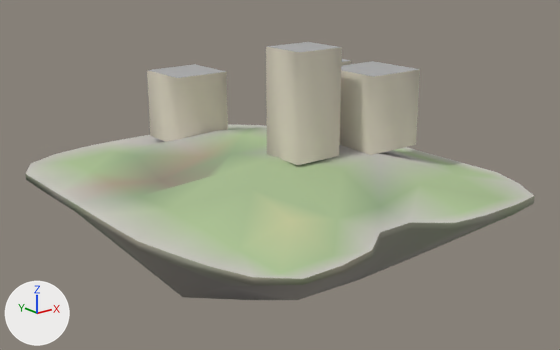
The glTF model godot_project/remake/sky/islands/SKY-089.lod1.glb: old version first, new version second.
Camera for both pictures: a 50 mm camera at (-106.5, -139.4, 54.6) aimed at (3.0, -2.6, -0.1). Every picture has the same lights, and +X, +Y and +Z are marked at lower left. The picture after the commit comes second. Vertices at exactly the same position are counted once.

In view in the first picture: 'buildings', 'deck', 'rock'.
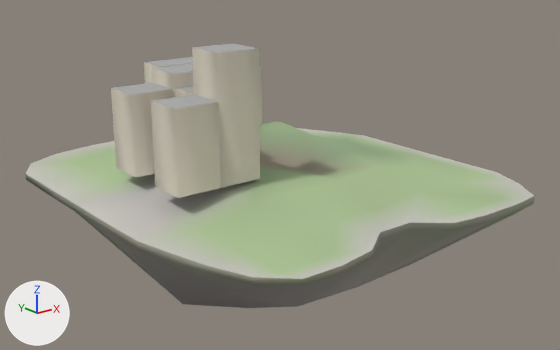
The change, as a list of edits to the scene's bpy script:
```text
Change me_deck:
    remove me_deck.from_pydata(...)  # 89 vertices, 138 faces; spans x -43.7..44.4, y -50.2..49.9, z -1.1..7.3
    add me_deck.from_pydata(...)  # 89 vertices, 138 faces; spans x -43.7..44.4, y -50.2..49.9, z 0.0..7.8
    me_deck part 1: 39 of 89 vertices moved; they spanned x -31.7..28.3, y -34.1..37.9, z -1.1..7.3 and now span x -31.7..28.3, y -34.1..37.9, z 0.1..7.8; mean shift (0.0, 0.0, -0.1); largest move (-19.7, 13.9, -1.1) -> (-19.7, 13.9, 6.0)
    me_deck part 2: 17 faces centred in x 0.3..32.3, y -26.1..9.9, z 1.8..7.2 are repainted in the vertex colours; the middle colour goes from light grey #c4c1bc to greyish green #97af88
    me_deck part 3: 14 faces centred in x -39.7..36.7, y -12.7..45.0, z 0.1..5.1 are repainted in the vertex colours; the middle colour goes from greyish green #96af87 to greyish green #b0c597
    me_deck part 4: 12 faces centred in x -35.7..24.3, y -40.3..29.9, z -0.5..4.5 are repainted in the vertex colours; the middle colour goes from greyish green #98aa85 to light grey #c0bdb8
    me_deck part 5: 13 faces centred in x -27.7..24.3, y -37.2..33.9, z 0.0..4.8 are repainted in the vertex colours; the middle colour goes from greyish green #94aa85 to greyish green #acc294
Change me_rock:
    remove me_rock.from_pydata(...)  # 92 vertices, 144 faces; spans x -43.7..44.4, y -50.2..49.9, z -28.8..0.0
    add me_rock.from_pydata(...)  # 92 vertices, 144 faces; spans x -43.7..44.4, y -50.2..49.9, z -30.9..0.0
    me_rock part 6
    add for i in [45, 47, 51]: me_rock.vertices[i].co += Vector((0.0, 0.0, -1.7))
    me_rock.vertices[38].co: (-25.7, 31.9, -6.6) -> (-25.7, 31.9, -7.0)
    me_rock.vertices[39].co: (-7.7, 31.9, -10.8) -> (-7.7, 31.9, -11.4)
    me_rock.vertices[40].co: (10.3, 31.9, -16.4) -> (10.3, 31.9, -17.6)
    me_rock.vertices[41].co: (-25.7, 13.9, -14.3) -> (-25.7, 13.9, -15.2)
    me_rock.vertices[42].co: (-7.7, 13.9, -17.6) -> (-7.7, 13.9, -18.8)
    me_rock.vertices[43].co: (10.3, 13.9, -16.3) -> (10.3, 13.9, -17.5)
    me_rock.vertices[44].co: (28.3, 13.9, -7.1) -> (28.3, 13.9, -7.5)
    me_rock.vertices[46].co: (-7.7, -4.1, -28.8) -> (-7.7, -4.1, -30.9)  # pixel (248, 300) -> pixel (248, 308)
    me_rock.vertices[48].co: (28.3, -4.1, -12.9) -> (28.3, -4.1, -13.8)
    me_rock.vertices[49].co: (-25.7, -22.1, -13.1) -> (-25.7, -22.1, -14.1)  # pixel (228, 286) -> pixel (229, 290)
    me_rock.vertices[50].co: (-7.7, -22.1, -21.8) -> (-7.7, -22.1, -23.3)  # pixel (297, 300) -> pixel (297, 306)
    me_rock.vertices[52].co: (28.3, -22.1, -21.8) -> (28.3, -22.1, -23.5)  # pixel (410, 258) -> pixel (409, 264)
    me_rock.vertices[53].co: (0.4, -2.2, -23.5) -> (0.4, -2.2, -25.1)
Change me_buildings:
    remove me_buildings.from_pydata(...)  # 32 vertices, 40 faces; spans x -6.5..29.2, y -21.2..41.5, z 2.1..31.0
    add me_buildings.from_pydata(...)  # 80 vertices, 100 faces; spans x -32.2..13.5, y -14.9..43.0, z 4.0..32.4
    me_buildings part 7: the loose piece of 8 vertices spanning x -3.5..8.5, y -17.0..-6.0, z 6.8..31.0 is scaled about its middle by (0.833, 0.818, 1.13), then moved by (-19.7, 1.1, -0.2)
    me_buildings part 8: the loose piece of 8 vertices spanning x 14.2..29.2, y -21.2..-6.2, z 6.8..24.6 is scaled about its middle by (0.667, 0.6, 1), then moved by (-48.9, 3.3, -1.8)
    me_buildings part 9: the loose piece of 8 vertices spanning x 14.2..29.2, y 1.5..16.5, z 6.0..23.8 is scaled about its middle by (0.633, 0.533, 1), then moved by (-38.7, -10.9, -1.0)
    me_buildings part 10: the loose piece of 8 vertices spanning x -6.5..8.5, y 26.5..41.5, z 2.1..19.9 is scaled about its middle by (0.667, 0.6, 1.18), then moved by (-18.2, -27.4, 4.5)
    me_buildings part 11: the loose piece of 8 vertices spanning x 14.2..29.2, y 1.5..16.5, z 6.0..23.8 is copied, and the copy is scaled about its middle by (0.667, 0.6, 1), then moved by (-48.9, -2.4, -1.0); it spans x -32.2..-22.2, y 2.1..11.1, z 5.0..22.8
    me_buildings part 12: the loose piece of 8 vertices spanning x -6.5..8.5, y 26.5..41.5, z 2.1..19.9 is copied, and the copy is scaled about its middle by (0.667, 0.567, 1), then moved by (7.5, -11.7, 1.9); it spans x 3.5..13.5, y 18.0..26.5, z 4.0..21.8
    me_buildings part 13: the loose piece of 8 vertices spanning x -6.5..8.5, y 26.5..41.5, z 2.1..19.9 is copied, and the copy is scaled about its middle by (0.667, 0.567, 1), then moved by (7.5, 4.8, 1.9); it spans x 3.5..13.5, y 34.5..43.0, z 4.0..21.8
    me_buildings part 14: the loose piece of 8 vertices spanning x -6.5..8.5, y 26.5..41.5, z 2.1..19.9 is copied, and the copy is scaled about its middle by (0.667, 0.567, 1), then moved by (-2.5, 4.8, 1.9); it spans x -6.5..3.5, y 34.5..43.0, z 4.0..21.8
    other edits to the shape of me_buildings do not show in these pictures
```

Changed parts and their boxes [x1, y1, x2, y2] in the pictures (560 x 350 px; the box of a moved part takes in the faces that stretch with it):
'deck', reshaped: before [26, 124, 534, 279]; after [26, 122, 534, 279]
'buildings', reshaped (45% narrower, 26% taller): before [147, 42, 420, 165]; after [111, 43, 262, 198]
'rock', reshaped (6% taller): before [26, 174, 535, 300]; after [26, 174, 535, 308]
part 1 of me_deck, moved or reshaped: before [76, 124, 458, 254]; after [76, 122, 458, 254]
part 2 of me_deck, recoloured: before [245, 130, 439, 170]; after [260, 122, 423, 179]
part 3 of me_deck, edited (looks the same): [58, 191, 142, 241] in both
part 4 of me_deck, recoloured: before [76, 127, 393, 227]; after [76, 173, 392, 227]
part 5 of me_deck, recoloured: before [95, 127, 399, 218]; after [96, 163, 397, 218]
part 6 of me_rock, moved or reshaped: before [81, 216, 504, 300]; after [81, 216, 504, 308]
part 7 of me_buildings, moved or reshaped: before [266, 42, 342, 165]; after [192, 43, 260, 188]
part 8 of me_buildings, moved or reshaped: before [340, 61, 420, 155]; after [151, 95, 221, 198]
part 9 of me_buildings, moved or reshaped (mostly hidden): before [341, 59, 351, 66]; after [175, 86, 194, 97]
part 10 of me_buildings, moved or reshaped: before [147, 64, 228, 142]; after [151, 64, 193, 97]
part 11 of me_buildings, added: after [111, 83, 174, 177]
part 12 of me_buildings, added (mostly hidden): after [259, 66, 262, 125]
part 13 of me_buildings, added (mostly hidden): after [178, 57, 193, 62]
part 14 of me_buildings, added: after [144, 59, 193, 84]
